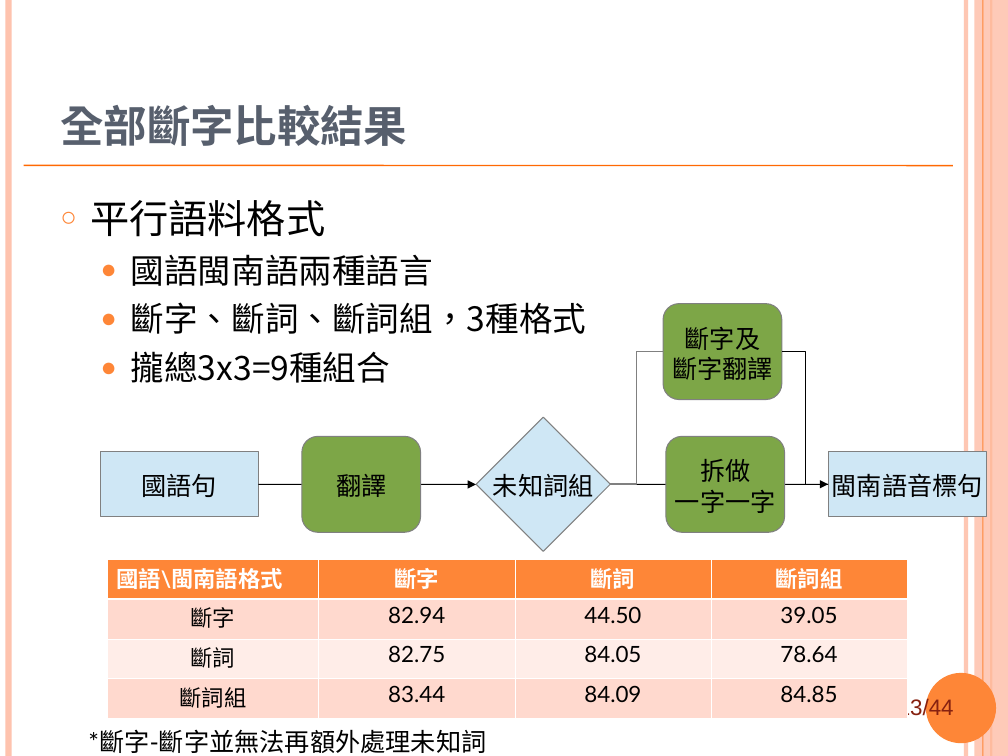
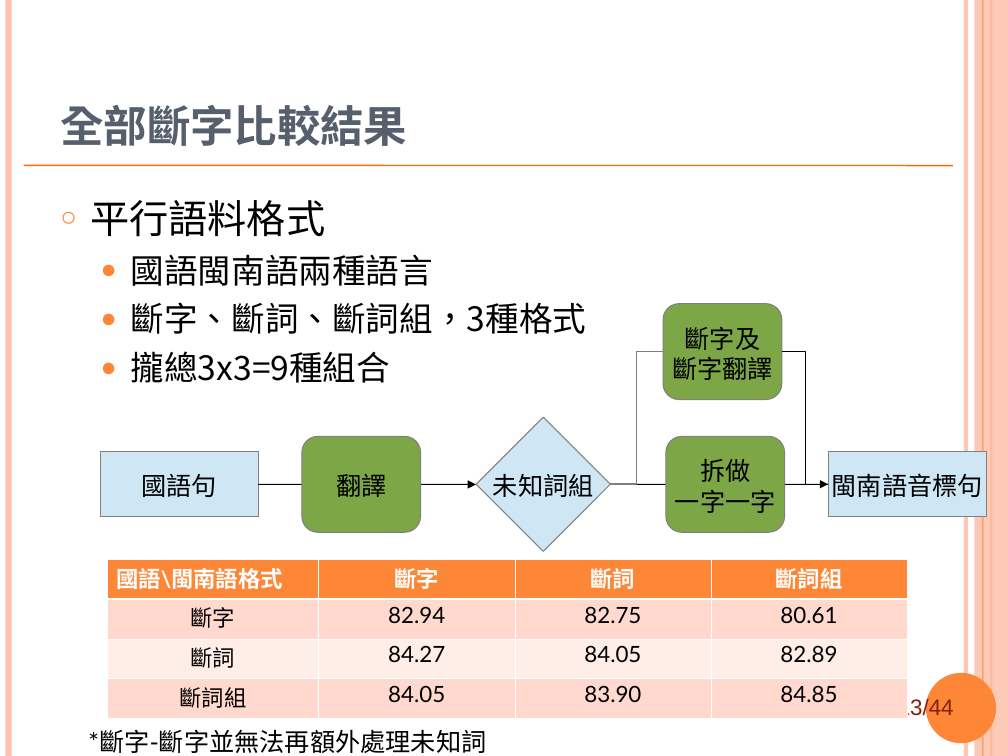
Before and after one commit to sih4sing5hong5/po3-ko3_tau5-iann2-phinn3, a slide deck: slide 13 of 翻譯報告.ppt. Drawn at 1008x756 pixels with LibreOffice and Linux fonts; fonts in the diff are those of the drawing; background and template pictures are left out. Boxes give left, top, right and bottom in pixels: in the first picture for what was removed or moved away, otherwise in the second. Text is boxed around its words. In the diff, an @@ line names an element or a change of style, - is before the commit and + after.

```diff
--- a/翻譯報告.ppt
+++ b/翻譯報告.ppt
@@ table at (107, 559, 907, 718) @@
-row 2, column 3: 44.50
+row 2, column 3: 82.75
-row 2, column 4: 39.05
+row 2, column 4: 80.61
-row 3, column 2: 82.75
+row 3, column 2: 84.27
-row 3, column 4: 78.64
+row 3, column 4: 82.89
-row 4, column 2: 83.44
+row 4, column 2: 84.05
-row 4, column 3: 84.09
+row 4, column 3: 83.90
```
Also in this commit, not shown: 5 other slides changed, 2 slides added, 3 slides removed.
